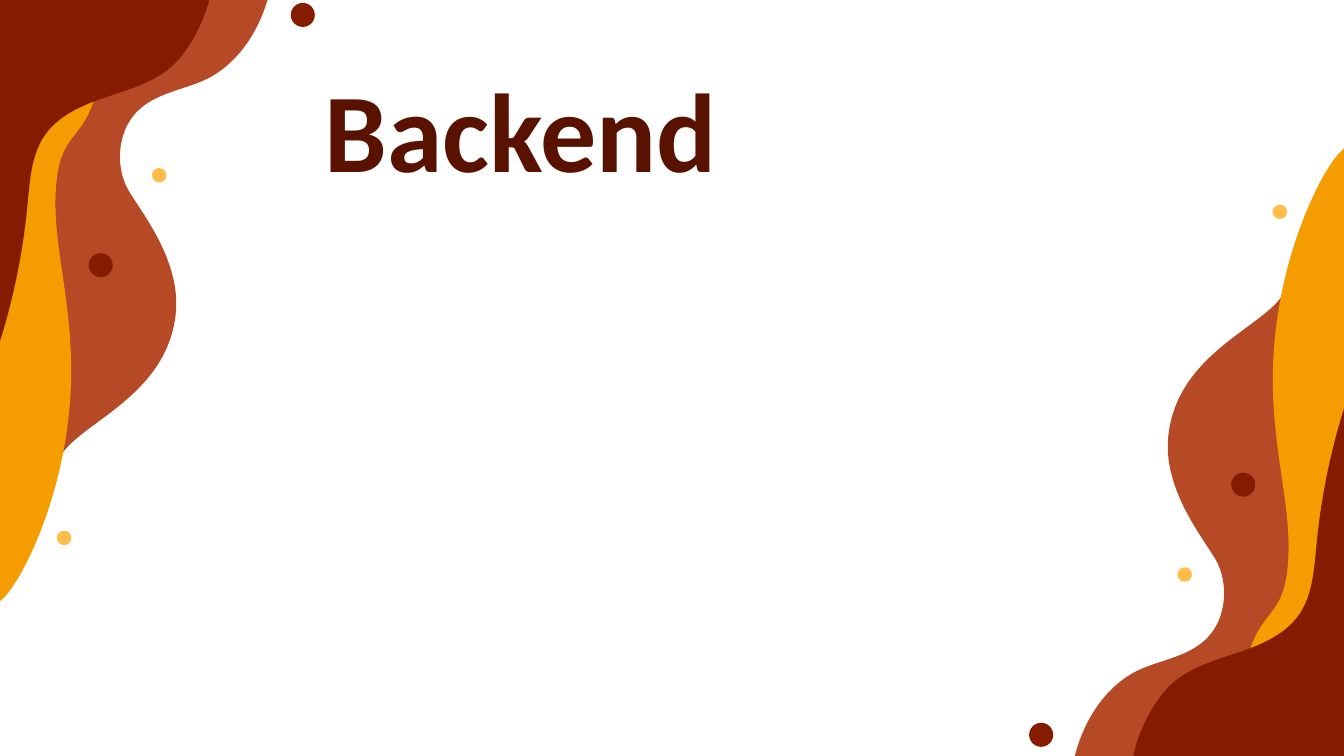
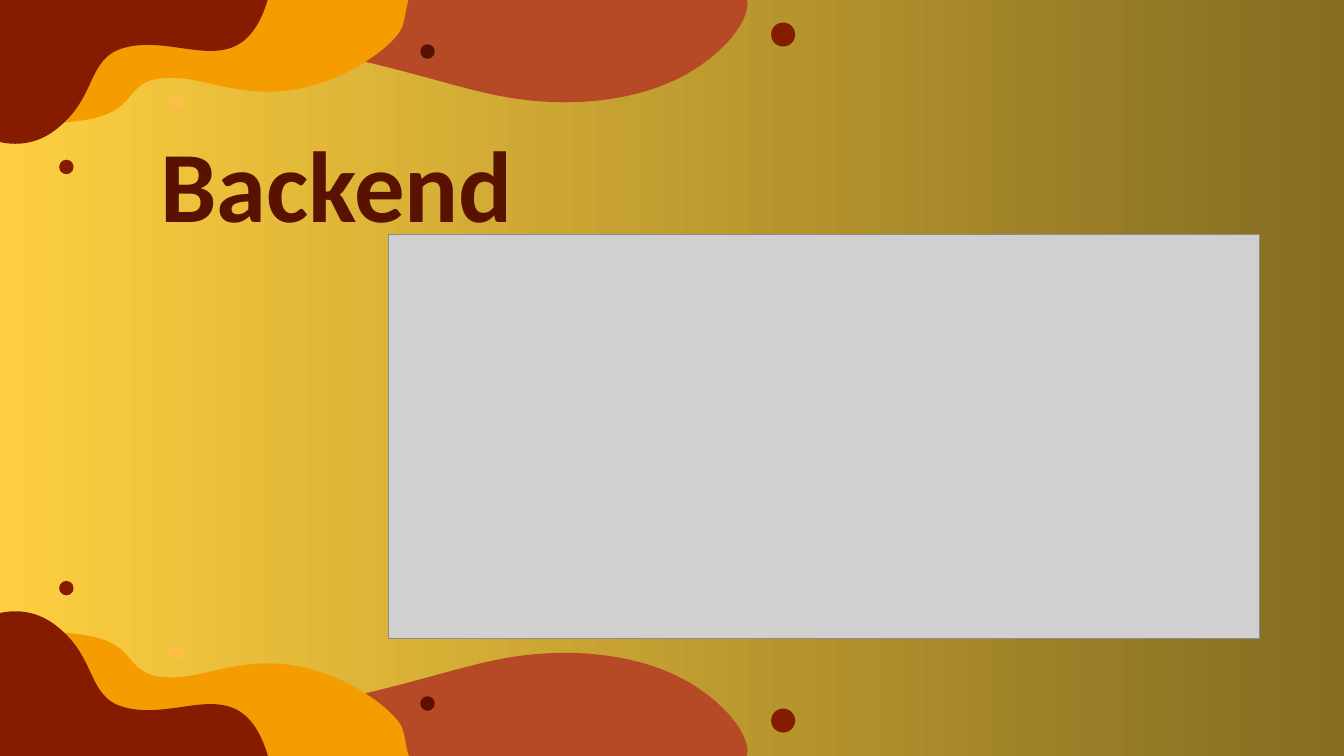
Before and after one commit to EGGeorgieva21/HOMELANDER, a slide deck: slide 5 of src/ResumeBuilder/presentationpptx.pptx (slide 8 before the commit). Drawn at 1344x756 pixels with LibreOffice and Linux fonts; fonts in the diff are those of the drawing; grey boxes stand for pictures. Boxes give left, top, right and bottom in pixels: in the first picture for what was removed or moved away, otherwise in the second. Text is boxed around its words. In the diff, an @@ line names an element or a change of style, - is before the commit and + after.

```diff
--- a/src/ResumeBuilder/presentationpptx.pptx
+++ b/src/ResumeBuilder/presentationpptx.pptx
@@ background #FFFFFF to gradient #FECF40 to #846C21 @@
@@ freeform shape at (x1=0, y1=0, x2=268, y2=143): rotation 90 to 180 degrees; outline redrawn @@
@@ freeform shape removed at (x1=0, y1=10, x2=106, y2=617) @@
@@ freeform shape removed at (x1=20, y1=0, x2=274, y2=545) @@
@@ freeform shape added at (x1=43, y1=0, x2=756, y2=122), fill #B64926 @@
@@ freeform shape added at (x1=59, y1=0, x2=411, y2=123), fill #F49C00 @@
@@ mirrored; rotation 90 to 180 degrees in 3 elements at (x1=169, y1=95, x2=184, y2=109), (x1=59, y1=159, x2=74, y2=173), (x1=771, y1=22, x2=796, y2=46) @@
@@ ellipse added at (x1=420, y1=44, x2=435, y2=58), fill #591200 @@
@@ title "Backend" moved from (x1=325, y1=93, x2=717, y2=173) to (x1=160, y1=151, x2=513, y2=245) @@
@@ title "Backend" at (x1=160, y1=151, x2=513, y2=245): size 80 to 72 pt @@
@@ freeform shape removed at (x1=1238, y1=132, x2=1344, y2=739) @@
@@ freeform shape removed at (x1=1071, y1=205, x2=1325, y2=756) @@
@@ picture added at (x1=388, y1=235, x2=1260, y2=639) @@
@@ freeform shape removed at (x1=1132, y1=390, x2=1344, y2=756) @@
@@ ellipse removed at (x1=1232, y1=473, x2=1256, y2=497) @@
@@ ellipse removed at (x1=1178, y1=568, x2=1192, y2=582) @@
@@ ellipse at (x1=59, y1=581, x2=74, y2=595): fill #FFBD47 to #851C00; rotation 90 to 0 degrees @@
@@ freeform shape added at (x1=0, y1=611, x2=268, y2=756), fill #851C00 @@
@@ freeform shape added at (x1=43, y1=633, x2=756, y2=756), fill #B64926 @@
@@ freeform shape added at (x1=59, y1=633, x2=411, y2=756), fill #F49C00 @@
@@ ellipse at (x1=169, y1=645, x2=184, y2=659): rotation 270 to 0 degrees @@
@@ ellipse added at (x1=420, y1=697, x2=435, y2=711), fill #591200 @@
@@ ellipse at (x1=771, y1=709, x2=796, y2=733): rotation 270 to 0 degrees @@
```
Also in this commit, not shown: 7 other slides changed, 2 slides removed, 1 other file.
